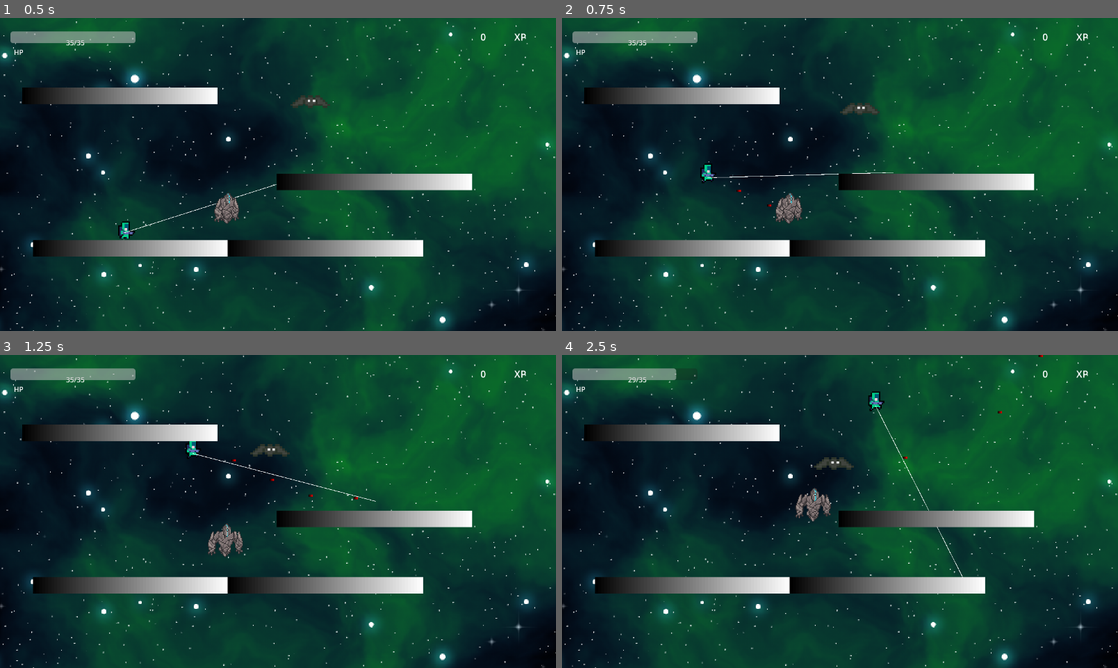
Above: before the commit, frames 1-4 (two rows, left to right).
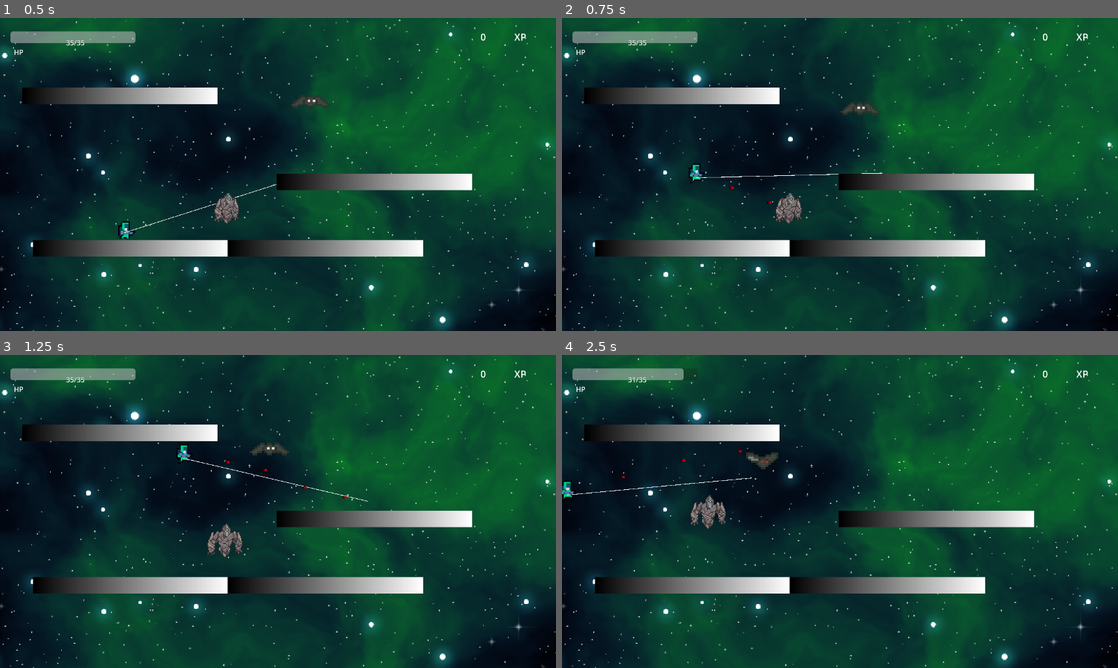
Above: after the commit, the same moments.

Repository: fer-hnndz/europa-game
Game: Godot game, scene res://scenes/TestScene.tscn
Same seed, same stepped clock (60 frames per second), same inputs: the game is played once before the commit and once after it. Sound files missing from this copy of the repository are replaced by a short silence.
Inputs (mouse positions are in pixels of both pictures, inside the frame that each line leads up to):
- Up to frame 1 (0.5 s): no input
- Up to frame 2 (0.75 s): tap Enter (ui_accept) at 0.5 s; move the mouse to (962, 158) at 0.52 s; press the mouse at (962, 158) at 0.53 s; hold Right (ui_right) from 0.53 s (still down)
- Up to frame 3 (1.25 s): keep holding Right (ui_right); tap Enter (ui_accept) at 0.77, 1.07 s; tap F at 0.8 s
- Up to frame 4 (2.5 s): move the mouse to (728, 527) at 1.27 s; release the mouse at (728, 527) at 1.28 s; tap F at 1.35 s; tap Enter (ui_accept) at 1.52, 1.55, 1.82, 2.1 s; move the mouse to (895, 442) at 2.02 s; release Right (ui_right) at 2.03 s; press the mouse at (895, 442) at 2.03 s; hold Left (ui_left) from 2.03 s (still down)

Frame 1 is identical in both runs. In frame 2, 0.3% of the frame differs, in the area x 22-60%, y 26-61%; in frame 3, 0.6%; in frame 4, 1.7%, in the area x 0-87%, y 0-72%.

Commit message:
Mejoras de codigo | Jugador toma tiempo en acelerar (balanceo de punish)

Diff:
--- a/scipts/Player.gd
+++ b/scipts/Player.gd
@@ -14,9 +14,10 @@
 var spawned = true
 var last_colission
 var punished = false
+var isStunned = false
 
 # La velocidad minima que tiene que tener para que el jugador sea penalizado
-var punish_bias = 30
+var punish_bias = 200
 var punish_end = 0.09
 
 var lastReceivedAttack = 0
@@ -30,9 +31,46 @@
 	stageControllerScript.new()
 	$AnimatedSprite2D.animation = "spawn"
 	$AnimatedSprite2D.play()
-	#print($Line2D.get_point_count())
-
 	player_ui_controller = get_parent().get_node("PlayerUI")
+
+func _physics_process(delta):
+	# Detectar si la animacion de spawn ha terminado
+	if ($AnimatedSprite2D.frame == 4 and spawned == false and $AnimatedSprite2D.animation != "death"):
+		spawned = true
+		$AnimatedSprite2D.animation = "idle"
+		$AnimatedSprite2D.play()
+		print("Ya se puede mover")
+		print("Ya se puede mover")
+		print("Ya se puede mover")
+
+	# Si la animacion de muerte termino, mostrar pantalla de muerte
+	if ($AnimatedSprite2D.animation == "death" and $AnimatedSprite2D.frame ==  4):
+		#get_parent().get_node("PlayerUI").queue_free()
+		var death_screen = load("res://scenes/menus/DeathScreen.tscn").instantiate()
+		get_parent().add_child(death_screen)
+
+	if (spawned == false):
+		return
+
+	if (current_health <= 0):
+		print("Tu ta muelto broder")
+		player_ui_controller.set_highscore_info(player_ui_controller.score)
+		$AnimatedSprite2D.animation = "death"
+		$AnimatedSprite2D.frame = 0
+		$AnimatedSprite2D.play()
+		spawned = false
+		return
+
+
+	_process_laser(delta)
+
+	# Actualizar si deberia de estar punished
+	if ( (velocity.x > 0 and velocity.x < punish_end) or (velocity.x < 0 and velocity.x > -punish_end) and punished):
+		punished = false
+		$AnimatedSprite2D.animation = "running"
+
+	process_movement(delta)
+	process_playerFire(delta)
 
 func deal_damage(damage: int, origin: Vector2):
 	current_health -= damage;
@@ -70,59 +108,23 @@
 	var laser_y = (LASER_MAX_LENGTH * mouse_pos.y) / line_length
 	return Vector2(laser_x, laser_y)
 
-func _physics_process(delta):
-
-	if (Input.is_key_label_pressed(KEY_F)):
-		print(velocity.x)
-		print(velocity.x)
-		print(velocity.x)
-		return
-
-	# Detectar si la animacion de spawn ha terminado
-	if ($AnimatedSprite2D.frame == 4 and spawned == false and $AnimatedSprite2D.animation != "death"):
-		spawned = true
-		$AnimatedSprite2D.animation = "idle"
-		$AnimatedSprite2D.play()
-		print("Ya se puede mover")
-		print("Ya se puede mover")
-		print("Ya se puede mover")
-
-	# Si la animacion de muerte termino, mostrar pantalla de muerte
-	if ($AnimatedSprite2D.animation == "death" and $AnimatedSprite2D.frame ==  4):
-		#get_parent().get_node("PlayerUI").queue_free()
-		var death_screen = load("res://scenes/menus/DeathScreen.tscn").instantiate()
-		get_parent().add_child(death_screen)
-
-	if (spawned == false):
-		return
-
-	if (current_health <= 0):
-		print("Tu ta muelto broder")
-		player_ui_controller.set_highscore_info(player_ui_controller.score)
-		$AnimatedSprite2D.animation = "death"
-		$AnimatedSprite2D.frame = 0
-		$AnimatedSprite2D.play()
-		spawned = false
-		return
-
-
-	_process_laser(delta)
+func process_movement(delta):
+	var destination = Vector2(0, 0)
 
 	# Add the gravity.
 	if not is_on_floor():
 		$AnimatedSprite2D.stop()
 		$AnimatedSprite2D.set_frame(0)
-		velocity.y += gravity * delta
+		destination.y += velocity.y + gravity * delta
 	else:
 		$AnimatedSprite2D.play()
 		has_double_jump = true
 
-
-	var isStunned = Time.get_unix_time_from_system() - lastReceivedAttack <= 0.09
+	isStunned = Time.get_unix_time_from_system() - lastReceivedAttack <= 0.09
 
 	# Handle Jump.
 	if Input.is_action_just_pressed("ui_accept") && has_double_jump && !isStunned:
-		velocity.y = JUMP_VELOCITY ;
+		destination.y = JUMP_VELOCITY;
 		if not is_on_floor():
 			has_double_jump = false
 
@@ -144,44 +146,44 @@
 		velocity.x = 0;
 		punished = false
 
+
 	if direction && !isStunned:
 
 		# No ha terminado de acelerar completamente, aplicar punish anim.
 
-		var shouldPunish =(direction == -1 and velocity.x > punish_bias) or (direction == 1 and velocity.x < -punish_bias)
+		var shouldPunish = (direction == -1 and velocity.x > punish_bias) or (direction == 1 and velocity.x < -punish_bias)
 		if ( (shouldPunish or punished) and is_on_floor()):
 			if ($AnimatedSprite2D.animation != "brake"):
 				$AnimatedSprite2D.animation = "brake"
 				$AnimatedSprite2D.frame = 0;
 
-				print("punish")
+				print("[Player.gd] Player is now punished")
 				punished = true
 				$AnimatedSprite2D.play();
 				$AnimatedSprite2D.flip_h = !$AnimatedSprite2D.flip_h
 
 			# Desacelerar mas rapido por el "frenado"
-			print("D punish")
 			velocity.x = lerp(velocity.x, 0.0, 0.35)
 		else:
-			print("M normal")
-			velocity.x = direction * SPEED * delta;
+			destination.x = direction * SPEED * delta;
 	elif direction == 0:
 		# Si no hay direccion, desacelerar.
 		# Desacelerar mas rapido si esta en punished.
 
 		if (punished):
-			print("D punish")
 			velocity.x = lerp(velocity.x, 0.0, 0.35)
 		else:
-			print("D normal")
 			velocity.x = lerp(velocity.x, 0.0, 0.15)
 
-	# Actualizar si deberia de estar punished
-	if ( (velocity.x > 0 and velocity.x < punish_end) or (velocity.x < 0 and velocity.x > -punish_end) and punished):
-		punished = false
-		print("NOT PUNISHED ANYMORE")
-		$AnimatedSprite2D.animation = "running"
-
+	velocity.y = destination.y
+	velocity.x = lerp(velocity.x, destination.x, 0.1)
+
+	# Antes de mover, animar
+	process_anims(direction)
+
+	move_and_slide()
+
+func process_anims(direction: int):
 	# Animations
 	if direction > 0 and not punished:
 		get_node("AnimatedSprite2D").animation = "running"
@@ -201,6 +203,7 @@
 		#print("idle")
 		get_node("AnimatedSprite2D").animation = "idle"
 
+func process_playerFire(delta):
 	if Input.is_action_pressed("shoot") and !isStunned and not punished:
 		if (last_bullet == 0 or Time.get_unix_time_from_system() - last_bullet>= bullet_cooldown):
 
@@ -213,9 +216,8 @@
 			bullet_instance.global_position = Vector2(player_pos.x + 10, player_pos.y)
 
 			get_parent().add_child(bullet_instance)
-			#bullet_instance.setObjective(player_pos.direction(mouse))
 			bullet_instance.setObjective(player_pos.direction_to(_get_laser_endpoint()) + _get_laser_endpoint())
-			print(bullet_instance.objective);
+
 
 			# Rotar jugador en base la direccion que dispara
 
@@ -226,13 +228,8 @@
 
 			var point_pos = $Line2D.get_point_position(1)
 
-	print(velocity.x)
-	move_and_slide()
-
-
 # Funcion ejecutada cuando un cuerpo entra en contacto con el jugador
 func _on_hitbox_body_entered(body):
 #	if not (body is CharacterBody2D):
 #		return
-
 	print(body)
